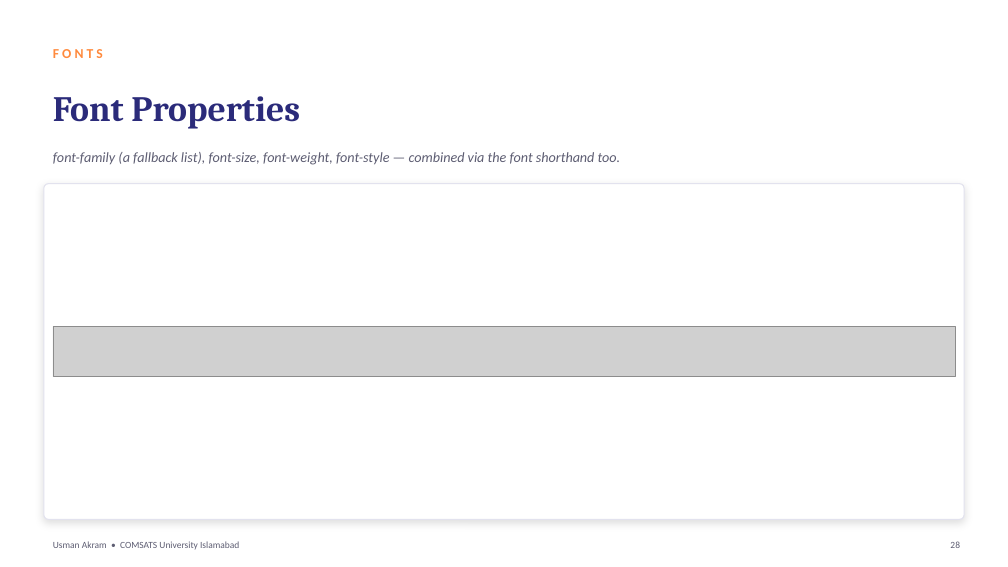
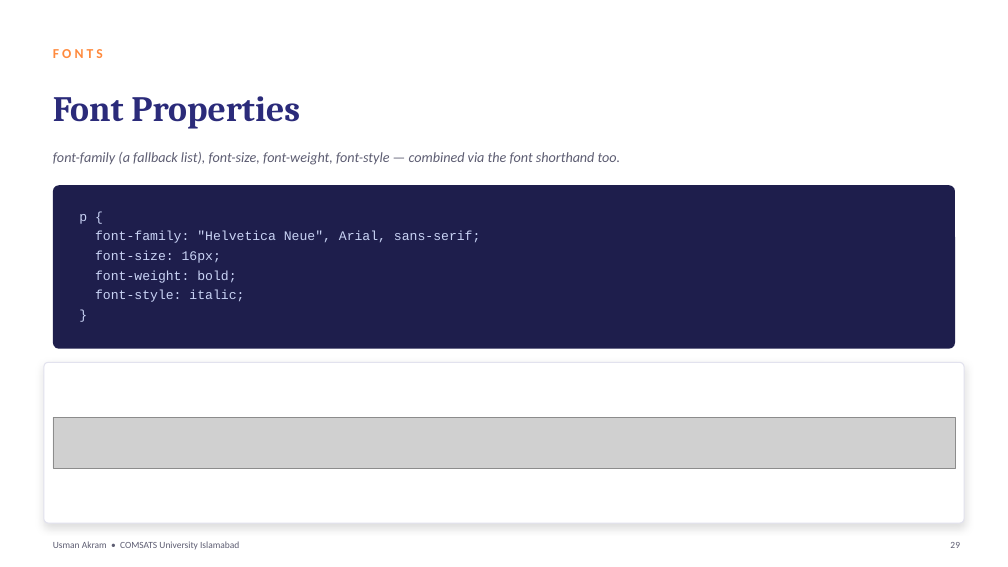
Before and after one commit to mua22/mern-web-book, a slide deck: slide 29 of slides/CSC336-Lecture-05-CSS-Fundamentals.pptx (slide 28 before the commit). Drawn at 1008x567 pixels with LibreOffice and Linux fonts; fonts in the diff are those of the drawing; grey boxes stand for pictures. Boxes give left, top, right and bottom in pixels: in the first picture for what was removed or moved away, otherwise in the second. Text is boxed around its words. In the diff, an @@ line names an element or a change of style, - is before the commit and + after.

```diff
--- a/slides/CSC336-Lecture-05-CSS-Fundamentals.pptx
+++ b/slides/CSC336-Lecture-05-CSS-Fundamentals.pptx
@@ rounded rectangle: place and size @@
-rounded rectangle at [44, 184, 964, 520]
+rounded rectangle at [53, 185, 955, 349]
@@ rounded rectangle at [53, 185, 955, 349]: fill #FFFFFF to #1E1E4C; outline #E2E2EE 1 pt to none; shadow off; proportions changed @@
@@ text added at [79, 214, 481, 302], 12.5 pt, text #C9D3F5 @@
+p {
+font-family: "Helvetica Neue", Arial, sans-serif;
+font-size: 16px;
+font-weight: bold;
+font-style: italic;
+}
@@ rounded rectangle added at [44, 362, 964, 523], fill #FFFFFF, outline #E2E2EE 1 pt @@
@@ picture: place and size @@
-picture at [53, 327, 955, 377]
+picture at [53, 417, 955, 468]
```
Also in this commit, not shown: 27 other slides changed, 1 slide added, 2 other files.
